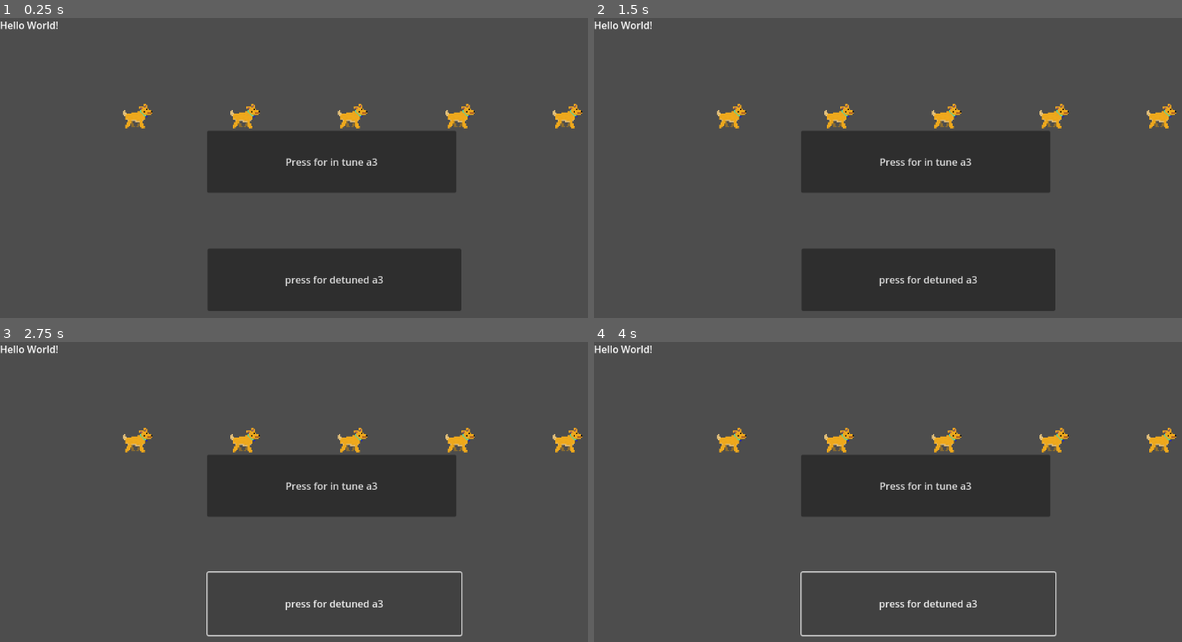
Above: before the commit, frames 1-4 (two rows, left to right).
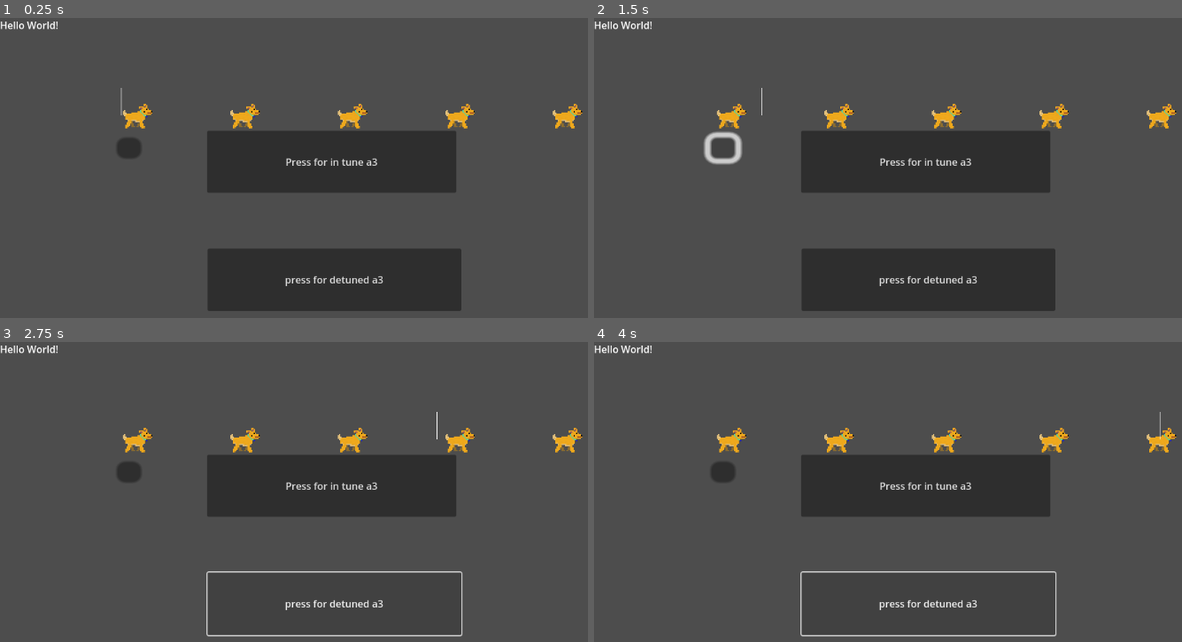
Above: after the commit, the same moments.

Repository: Sniggiho/COMP225-Reluna
Game: Godot game, scene res://Scenes/firstScene.tscn
The game is run twice, just before and just after one commit, with the same random seed, the same clock (stepped at 60 frames per second) and the same inputs.
Inputs (mouse positions are in pixels of both pictures, inside the frame that each line leads up to):
- Up to frame 1 (0.25 s): no input
- Up to frame 2 (1.5 s): click (723, 147) at 0.52 s; click (723, 147) at 1.27 s
- Up to frame 3 (2.75 s): click "press for detuned a3" at 2 s
- Up to frame 4 (4 s): click "Press for in tune a3" at 2.75 s; click "press for detuned a3" at 3.5 s

The runs differ from the first frame. In frame 1, 0.3% of the frame differs, in the area x 20-24%, y 23-47%; in frame 2, 0.4%, in the area x 18-29%, y 23-49%; in frame 3, 0.2%; in frame 4, 0.2%.

Commit message:
Added playbar, controllable by melodyLengthT

Diff:
--- /dev/null
+++ b/Project/Scenes/PlayBar/PlayBar.gd
@@ -0,0 +1,31 @@
+extends Polygon2D
+class_name PlayBar
+
+@export var path : Path2D
+@onready var pathFollow : PathFollow2D = path.get_child(0)
+
+var playing : bool = false
+
+var melodyLengthT : float = 2
+
+# Called when the node enters the scene tree for the first time.
+func _ready():
+	pass # Replace with function body.
+
+
+# Called every frame. 'delta' is the elapsed time since the previous frame.
+func _process(delta):
+	if playing:
+		pathFollow.progress_ratio += (1.0 / melodyLengthT) * delta
+		global_position.x = pathFollow.global_position.x
+
+		if pathFollow.progress_ratio > 1:
+			playing = false
+		pass
+	pass
+
+
+func play() -> void:
+	pathFollow.progress_ratio = 0
+	playing = true
+	pass
--- /dev/null
+++ b/Project/Scenes/PlayBar/play_bar.tscn
@@ -0,0 +1,10 @@
+[gd_scene load_steps=2 format=3 uid="uid://b7kyrbrs3vv1m"]
+
+[ext_resource type="Script" path="res://Scenes/PlayBar/PlayBar.gd" id="1_3y8rp"]
+
+[node name="PlayBar" type="Polygon2D" node_paths=PackedStringArray("path")]
+position = Vector2(176, -74)
+scale = Vector2(0.111111, 2.04546)
+polygon = PackedVector2Array(185, 92, 185, 114, 194, 114, 194, 92)
+script = ExtResource("1_3y8rp")
+path = NodePath("")
--- a/Project/Scenes/firstScene.tscn
+++ b/Project/Scenes/firstScene.tscn
@@ -2,7 +2,7 @@
 
 [ext_resource type="Script" path="res://Scenes/AudioStreamPlayerTest.gd" id="1_x644u"]
 [ext_resource type="PackedScene" uid="uid://0s7iemaa5lj5" path="res://Scenes/TuneCreator/tune_creator.tscn" id="2_8ghvy"]
-[ext_resource type="PackedScene" uid="uid://bw1j8vgpnjrk8" path="res://Scenes/Note/note.tscn" id="3_hn2g6"]
+[ext_resource type="PackedScene" uid="uid://b7kyrbrs3vv1m" path="res://Scenes/PlayBar/play_bar.tscn" id="3_quvye"]
 
 [sub_resource type="Curve2D" id="Curve2D_xmk5h"]
 _data = {
@@ -43,13 +43,24 @@
 [node name="TuneCreator" parent="." node_paths=PackedStringArray("path") instance=ExtResource("2_8ghvy")]
 position = Vector2(200, 136)
 path = NodePath("../Path2D")
-note = ExtResource("3_hn2g6")
 
 [node name="Path2D" type="Path2D" parent="."]
 curve = SubResource("Curve2D_xmk5h")
 
 [node name="PathFollow2D" type="PathFollow2D" parent="Path2D"]
 position = Vector2(200, 136)
+loop = false
+
+[node name="PlayBar" parent="." node_paths=PackedStringArray("path") instance=ExtResource("3_quvye")]
+path = NodePath("../Path2D")
+
+[node name="PlayButton" type="Button" parent="."]
+offset_left = 190.0
+offset_top = 195.0
+offset_right = 198.0
+offset_bottom = 203.0
+scale = Vector2(5, 4.28)
 
 [connection signal="pressed" from="ButtonForDetuned" to="AudioStreamPlayer" method="_on_button_pressed"]
 [connection signal="pressed" from="ButtonForInTune" to="AudioStreamPlayer" method="_on_button_for_in_tune_pressed"]
+[connection signal="pressed" from="PlayButton" to="PlayBar" method="play"]
